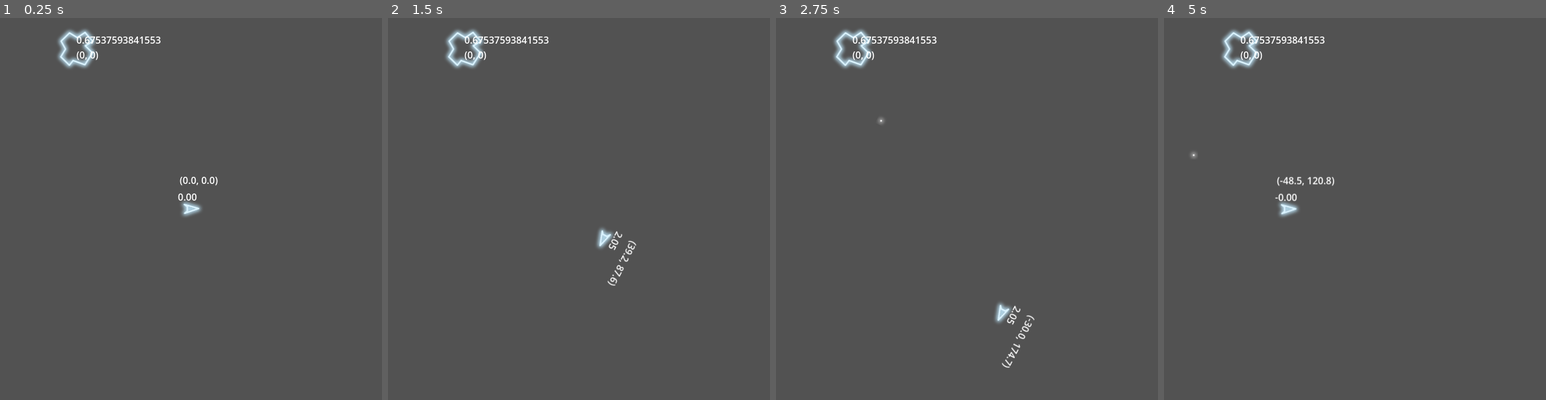
Above: before the commit, frames 1-4 (left to right).
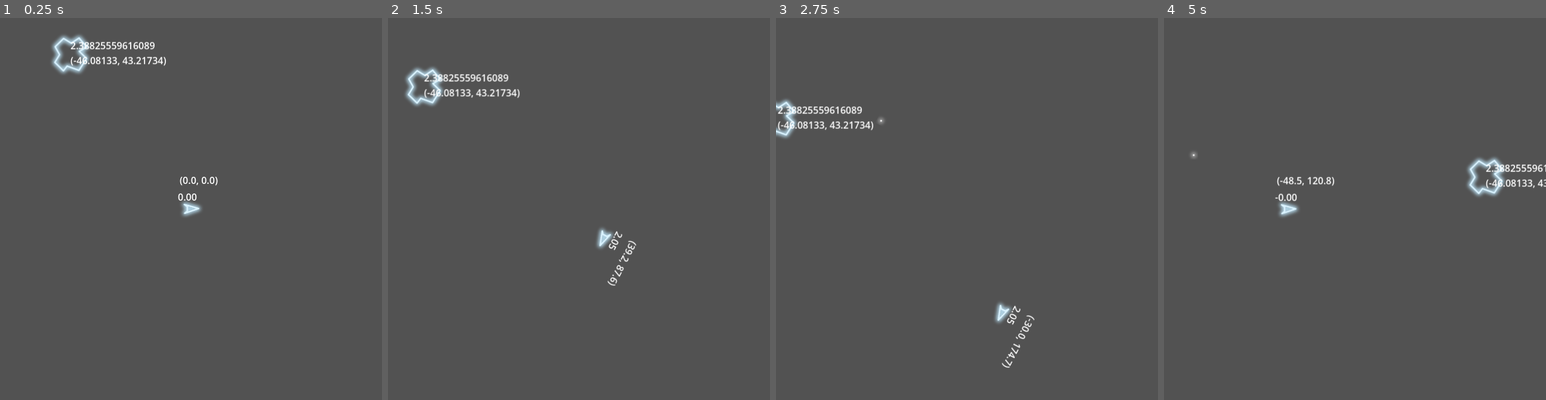
Above: after the commit, the same moments.

Repository: davidward462/asteroids
Game: Godot game, scene res://scenes/main.tscn
The game is run twice, just before and just after one commit, with the same random seed, the same clock (stepped at 60 frames per second) and the same inputs.
Inputs:
- Up to frame 1 (0.25 s): no input
- Up to frame 2 (1.5 s): hold W (accelerate) 0.53-1.28 s; hold D (rotate_clockwise) 0.53-1.28 s; tap A (rotate_counterclockwise) at 1.35 s
- Up to frame 3 (2.75 s): hold W (accelerate) from 2.03 s (still down); tap Space (shoot) at 2.1 s
- Up to frame 4 (5 s): tap D (rotate_clockwise) at 2.85 s; release W (accelerate) at 3.53 s; hold A (rotate_counterclockwise) 3.53-4.28 s; tap Space (shoot) at 4.35 s

The runs differ from the first frame. In frame 1, 1.4% of the frame differs, in the area x 13-44%, y 2-15%; in frame 2, 2.0%, in the area x 4-43%, y 2-24%; in frame 3, 1.7%; in frame 4, 1.8%.

Commit message:
make asteroids move at a random speed

Diff:
--- a/scripts/asteroid.gd
+++ b/scripts/asteroid.gd
@@ -16,8 +16,8 @@
 	print("asteroid ready")
 	randomize()
 
-	#speed = randf_range(MIN_SPEED, MAX_SPEED)
-	speed = 0
+	speed = randf_range(MIN_SPEED, MAX_SPEED)
+	#speed = 0
 	dir = randf_range(PI, -PI)
 
 	# Make asteroid move at a constant velocity and not slow down.
